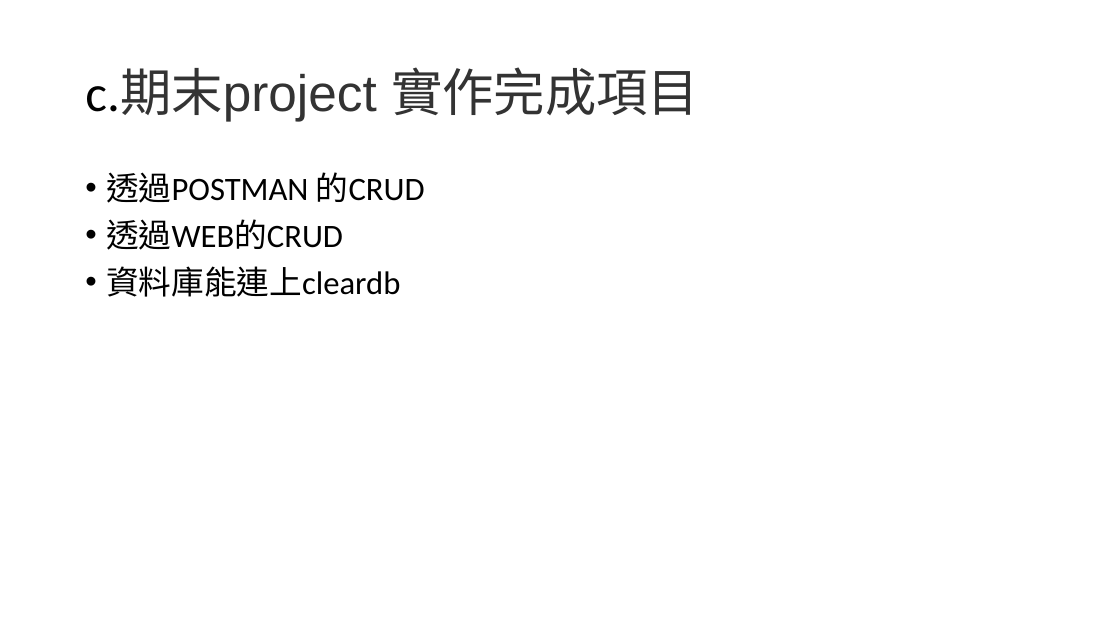
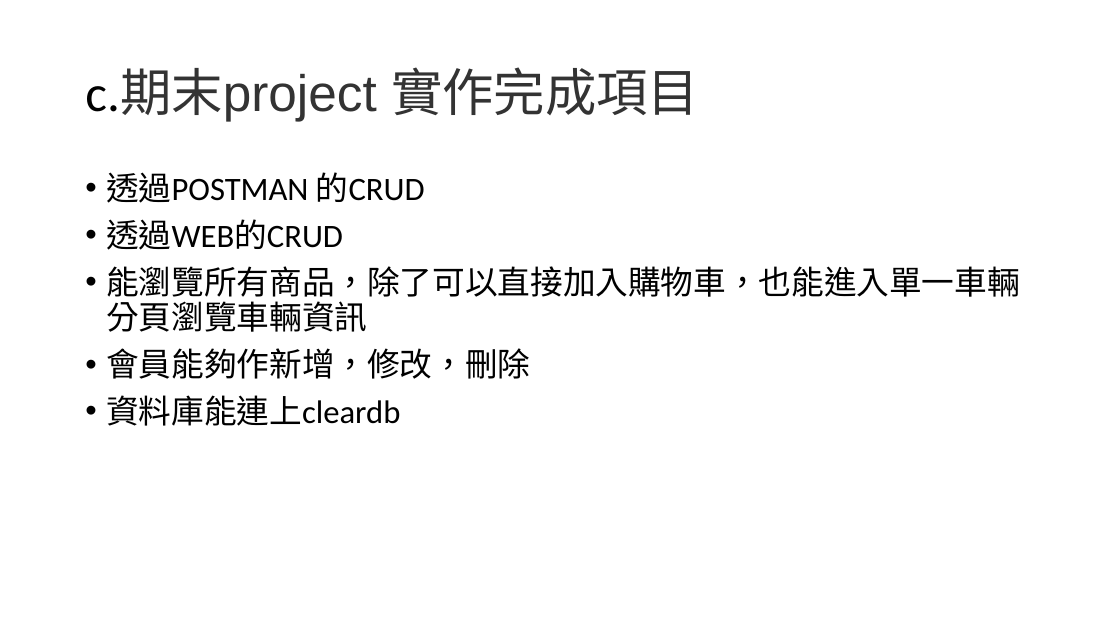
Before and after one commit to 406411461/1092_database_web, a slide deck: slide 3 of 期末驗收/A/G04.pptx. Drawn at 1120x630 pixels with LibreOffice and Linux fonts; fonts in the diff are those of the drawing. Boxes give left, top, right and bottom in pixels: in the first picture for what was removed or moved away, otherwise in the second. Text is boxed around its words. In the diff, an @@ line names an element or a change of style, - is before the commit and + after.

Commit message:
update ppt2

```diff
--- a/期末驗收/A/G04.pptx
+++ b/期末驗收/A/G04.pptx
@@ text at (106,266,1019,379): paragraphs added @@
+• 能瀏覽所有商品，除了可以直接加入購物車，也能進入單一車輛分頁瀏覽車輛資訊
+• 會員能夠作新增，修改，刪除
```
